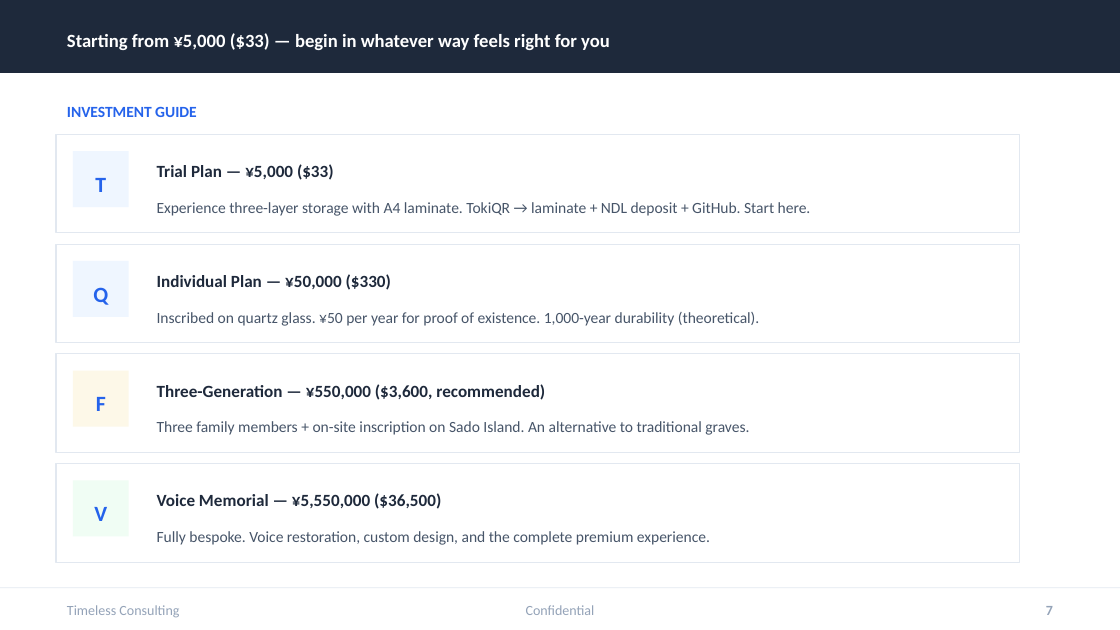
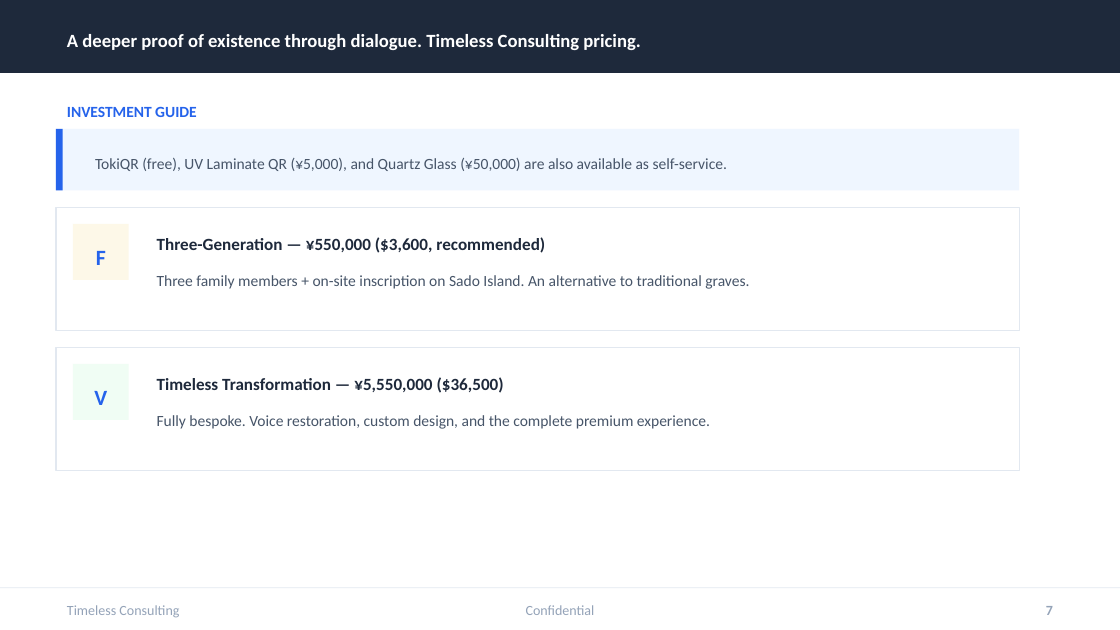
Before and after one commit to tokistorage/lp, a slide deck: slide 7 of tokistorage-client-deck-en.pptx. Drawn at 1120x630 pixels with LibreOffice and Linux fonts; fonts in the diff are those of the drawing. Boxes give left, top, right and bottom in pixels: in the first picture for what was removed or moved away, otherwise in the second. Text is boxed around its words. In the diff, an @@ line names an element or a change of style, - is before the commit and + after.

```diff
--- a/tokistorage-client-deck-en.pptx
+++ b/tokistorage-client-deck-en.pptx
@@ text at box(67, 34, 640, 50): text changed @@
-Starting from ¥5,000 ($33) — begin in whatever way feels right for you
+A deeper proof of existence through dialogue. Timeless Consulting pricing.
@@ rectangle: place and size @@
-rectangle at box(56, 134, 1019, 233)
+rectangle at box(56, 129, 1019, 190)
@@ rectangle at box(56, 129, 1019, 190): fill #FFFFFF to #EFF6FF; outline #E2E8F0 0.75 pt to none @@
@@ rectangle added at box(56, 129, 63, 190), fill #2563EB @@
@@ rectangle removed at box(73, 151, 129, 207) @@
@@ text removed at box(95, 178, 106, 192) @@
-T
@@ text added at box(95, 158, 727, 171), 10 pt, text #475569 @@
+TokiQR (free), UV Laminate QR (¥5,000), and Quartz Glass (¥50,000) are also available as self-service.
@@ text removed at box(157, 164, 334, 180) @@
-Trial Plan — ¥5,000 ($33)
@@ rectangle: place and size @@
-rectangle at box(56, 244, 1019, 343)
+rectangle at box(56, 207, 1019, 330)
@@ text removed at box(157, 202, 811, 216) @@
-Experience three-layer storage with A4 laminate. TokiQR → laminate + NDL deposit + GitHub. Start here.
@@ text "F": place and size @@
-text "F" at box(96, 397, 106, 411)
+text "F" at box(96, 251, 106, 265)
@@ rectangle: place and size @@
-rectangle at box(73, 261, 129, 317)
+rectangle at box(73, 224, 129, 280)
@@ rectangle at box(73, 224, 129, 280): fill #EFF6FF to #FDF8E8 @@
@@ text "Three-Generation — ¥550,000 ($3,600, recommended)": place and size @@
-text "Three-Generation — ¥550,000 ($3,600, recommended)" at box(157, 384, 545, 400)
+text "Three-Generation — ¥550,000 ($3,600, recommended)" at box(157, 237, 545, 253)
@@ text "Three family members + on-site ...": place and size @@
-text "Three family members + on-site ..." at box(157, 421, 749, 435)
+text "Three family members + on-site ..." at box(157, 275, 749, 289)
@@ text removed at box(93, 287, 108, 305) @@
-Q
@@ text removed at box(157, 274, 391, 290) @@
-Individual Plan — ¥50,000 ($330)
@@ text removed at box(157, 312, 759, 326) @@
-Inscribed on quartz glass. ¥50 per year for proof of existence. 1,000-year durability (theoretical).
@@ rectangle: place and size @@
-rectangle at box(56, 354, 1019, 452)
+rectangle at box(56, 347, 1019, 470)
@@ text "V": place and size @@
-text "V" at box(94, 507, 107, 521)
+text "V" at box(94, 391, 107, 405)
@@ rectangle: place and size @@
-rectangle at box(73, 371, 129, 427)
+rectangle at box(73, 364, 129, 420)
@@ rectangle at box(73, 364, 129, 420): fill #FDF8E8 to #F0FDF4 @@
@@ text at box(157, 377, 504, 393): text changed @@
-Voice Memorial — ¥5,550,000 ($36,500)
+Timeless Transformation — ¥5,550,000 ($36,500)
@@ text "Fully bespoke. Voice restoration, custom ...": place and size @@
-text "Fully bespoke. Voice restoration, custom ..." at box(157, 531, 710, 545)
+text "Fully bespoke. Voice restoration, custom ..." at box(157, 415, 710, 429)
@@ rectangle removed at box(56, 464, 1019, 562) @@
@@ rectangle removed at box(73, 480, 129, 536) @@
```
Also in this commit, not shown: 4 other files.
